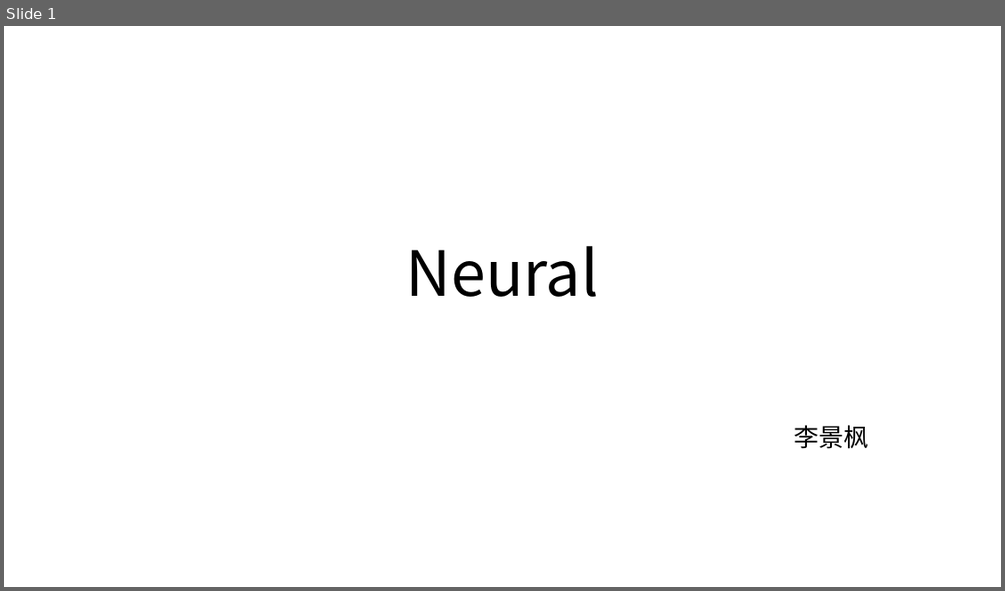
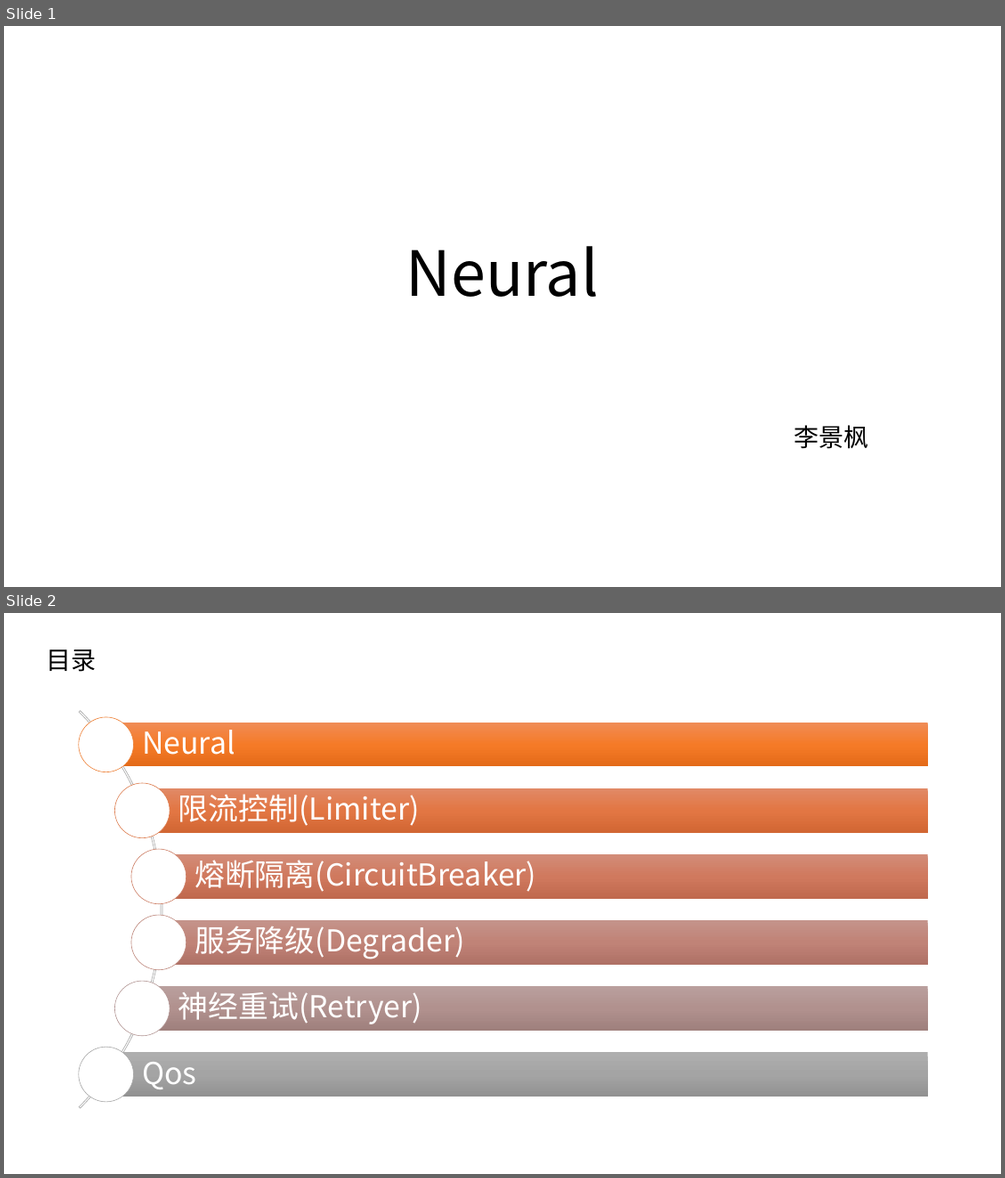
Before and after one commit to Joypigg/neural, a slide deck: docs/Neural.pptx. Shown one above the other, each under a label of ours: slide 1 before the commit, slides 1 and 2 after it. The pictures are 1005x591 and 1005x1178 pixels, drawn with LibreOffice and Linux fonts; fonts in the diff are those of the drawing. Boxes give left, top, right and bottom in pixels: in the first picture for what was removed or moved away, otherwise in the second. Text is boxed around its words. In the diff, an @@ line names an element or a change of style, - is before the commit and + after.

```diff
--- a/docs/Neural.pptx
+++ b/docs/Neural.pptx
@@ slide 2 added at box(4, 613, 1001, 1174), background #FFFFFF @@
@@ title added at box(47, 649, 97, 672), 24 pt, text #000000 @@
+目录
@@ group added at box(4, 629, 928, 1174): 6 rectangles, 6 texts, 6 ellipses, 1 arch (boxed as its full ring) @@
+Neural
+限流控制(Limiter)
+熔断隔离(CircuitBreaker)
+服务降级(Degrader)
+神经重试(Retryer)
+Qos
```
Also in this commit, not shown: 2 slides changed, 4 other slides added, 11 slides removed, 2 other files.
